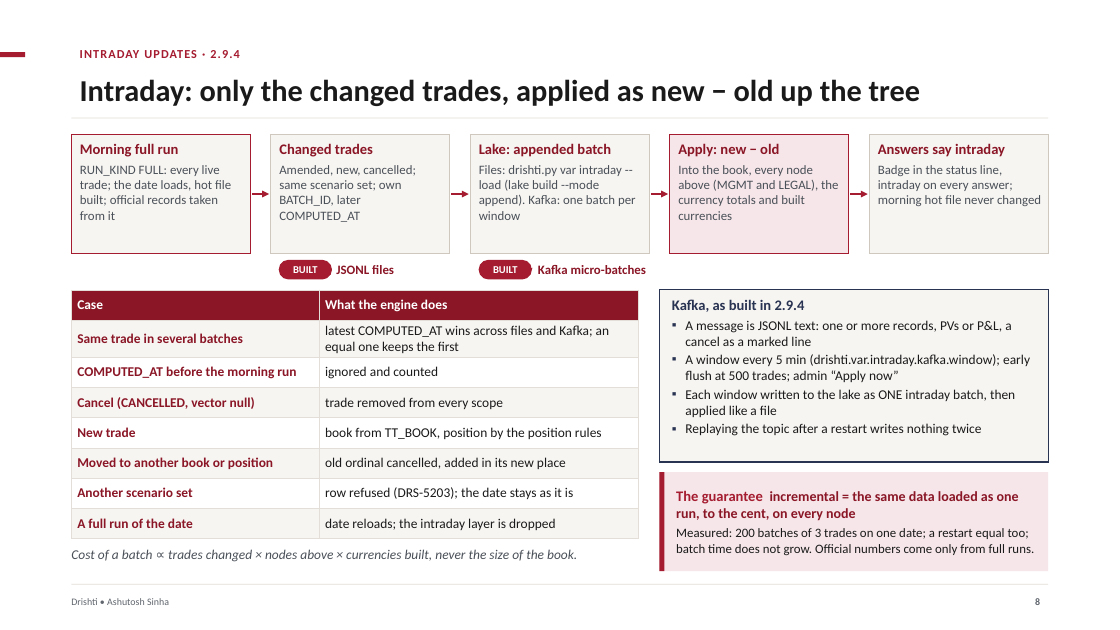
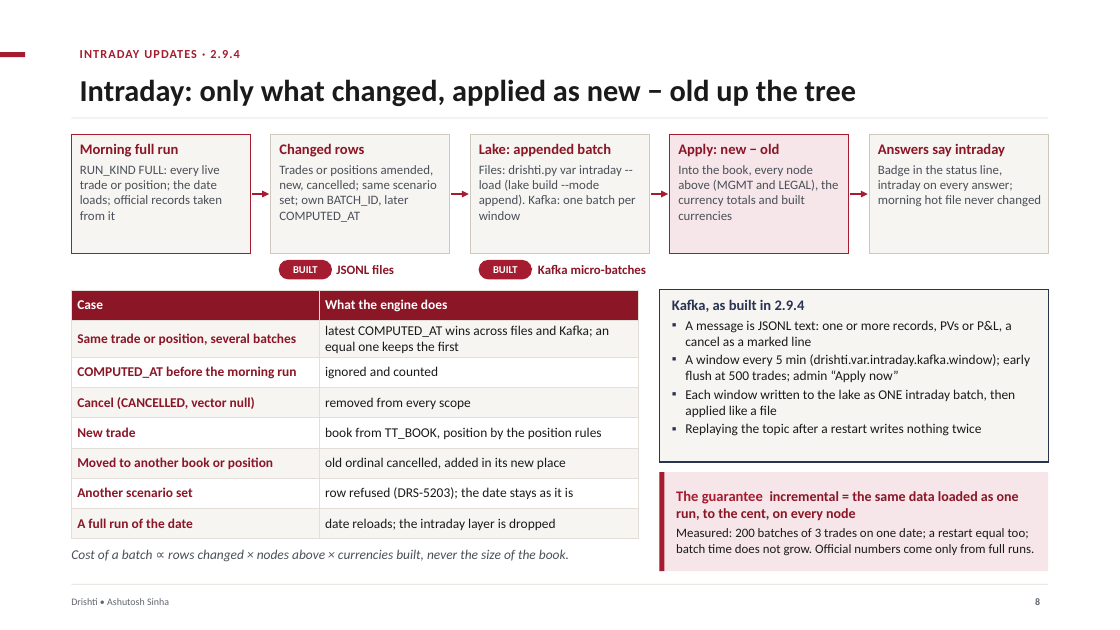
Before and after one commit to ajsinha/drishti, a slide deck: slide 8 of docs/publications/Drishti-VaR-Engine.pptx. Drawn at 1120x630 pixels with LibreOffice and Linux fonts; fonts in the diff are those of the drawing. Boxes give left, top, right and bottom in pixels: in the first picture for what was removed or moved away, otherwise in the second. Text is boxed around its words. In the diff, an @@ line names an element or a change of style, - is before the commit and + after.

Commit message:
The VaR engine deck says trades or positions wherever both apply

```diff
--- a/docs/publications/Drishti-VaR-Engine.pptx
+++ b/docs/publications/Drishti-VaR-Engine.pptx
@@ title at (80,79,857,106): text changed @@
-Intraday: only the changed trades, applied as new − old up the tree
+Intraday: only what changed, applied as new − old up the tree
@@ text at (279,143,437,222): text changed @@
-Changed trades
-Amended, new, cancelled; same scenario set; own BATCH_ID, later COMPUTED_AT
+Changed rows
+Trades or positions amended, new, cancelled; same scenario set; own BATCH_ID, later COMPUTED_AT
@@ text at (80,165,222,220): text changed @@
-RUN_KIND FULL: every live trade; the date loads, hot file built; official records taken from it
+RUN_KIND FULL: every live trade or position; the date loads; official records taken from it
@@ table at (71,290,639,534) @@
-row 2, column 1: Same trade in several batches
+row 2, column 1: Same trade or position, several batches
-row 4, column 2: trade removed from every scope
+row 4, column 2: removed from every scope
@@ text at (71,549,569,562): text changed @@
-Cost of a batch ∝ trades changed × nodes above × currencies built, never the size of the book.
+Cost of a batch ∝ rows changed × nodes above × currencies built, never the size of the book.
```
Also in this commit, not shown: 7 other slides changed, 1 other file.
